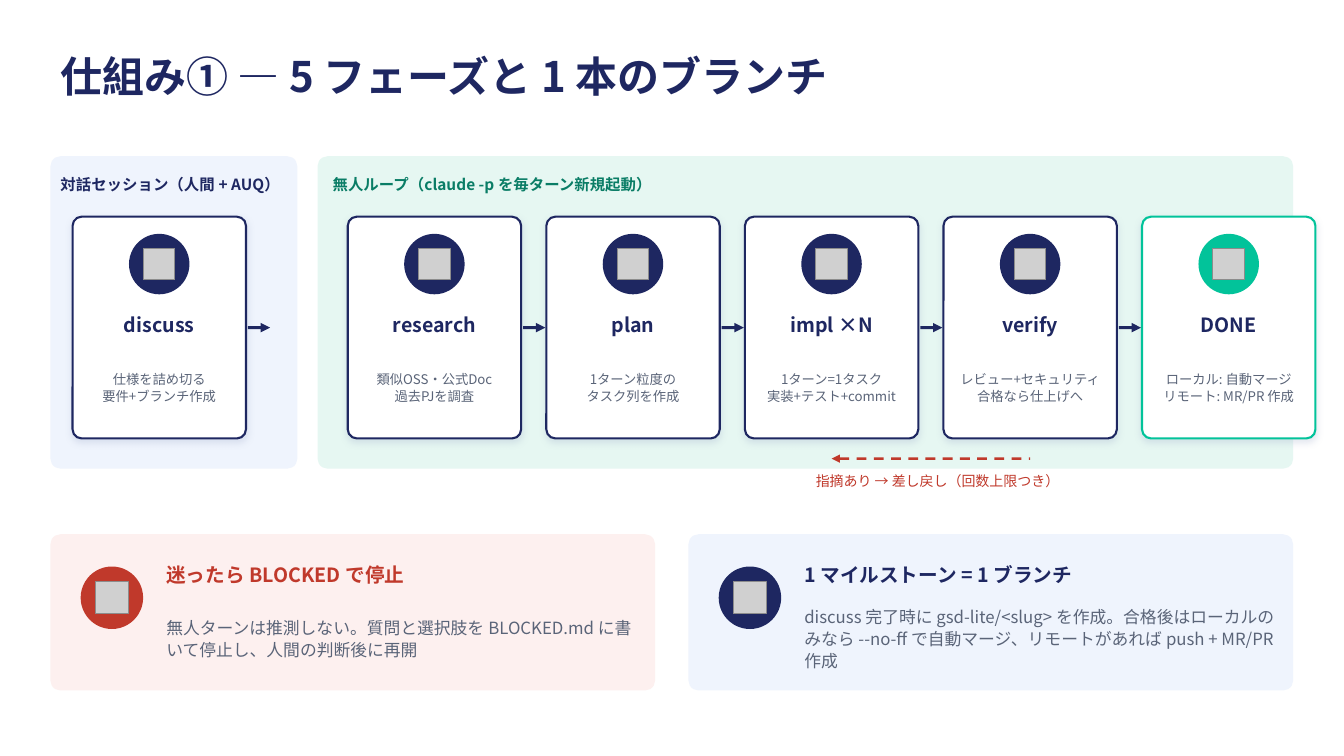
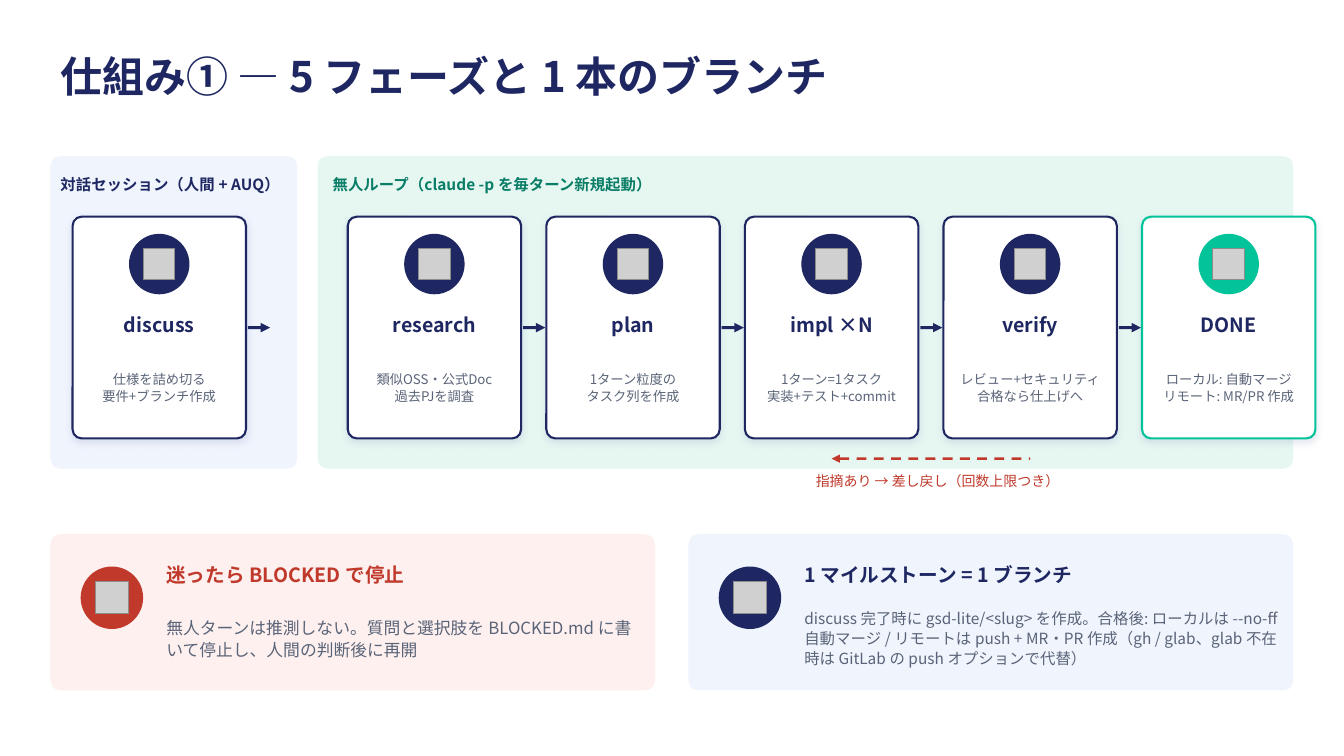
Before and after one commit to 6in/gsd-lite, a slide deck: slide 3 of docs/gsd-lite-concept.pptx. Drawn at 1344x756 pixels with LibreOffice and Linux fonts; fonts in the diff are those of the drawing; grey boxes stand for pictures. Boxes give left, top, right and bottom in pixels: in the first picture for what was removed or moved away, otherwise in the second. Text is boxed around its words. In the diff, an @@ line names an element or a change of style, - is before the commit and + after.

```diff
--- a/docs/gsd-lite-concept.pptx
+++ b/docs/gsd-lite-concept.pptx
@@ text at (804, 611, 1278, 668): text changed; size 12 to 11 pt @@
-discuss 完了時に gsd-lite/<slug> を作成。合格後はローカルのみなら --no-ff で自動マージ、リモートがあれば push + MR/PR 作成
+discuss 完了時に gsd-lite/<slug> を作成。合格後: ローカルは --no-ff 自動マージ / リモートは push + MR・PR 作成（gh / glab、glab 不在時は GitLab の push オプションで代替）
```
Also in this commit, not shown: 1 other file.
